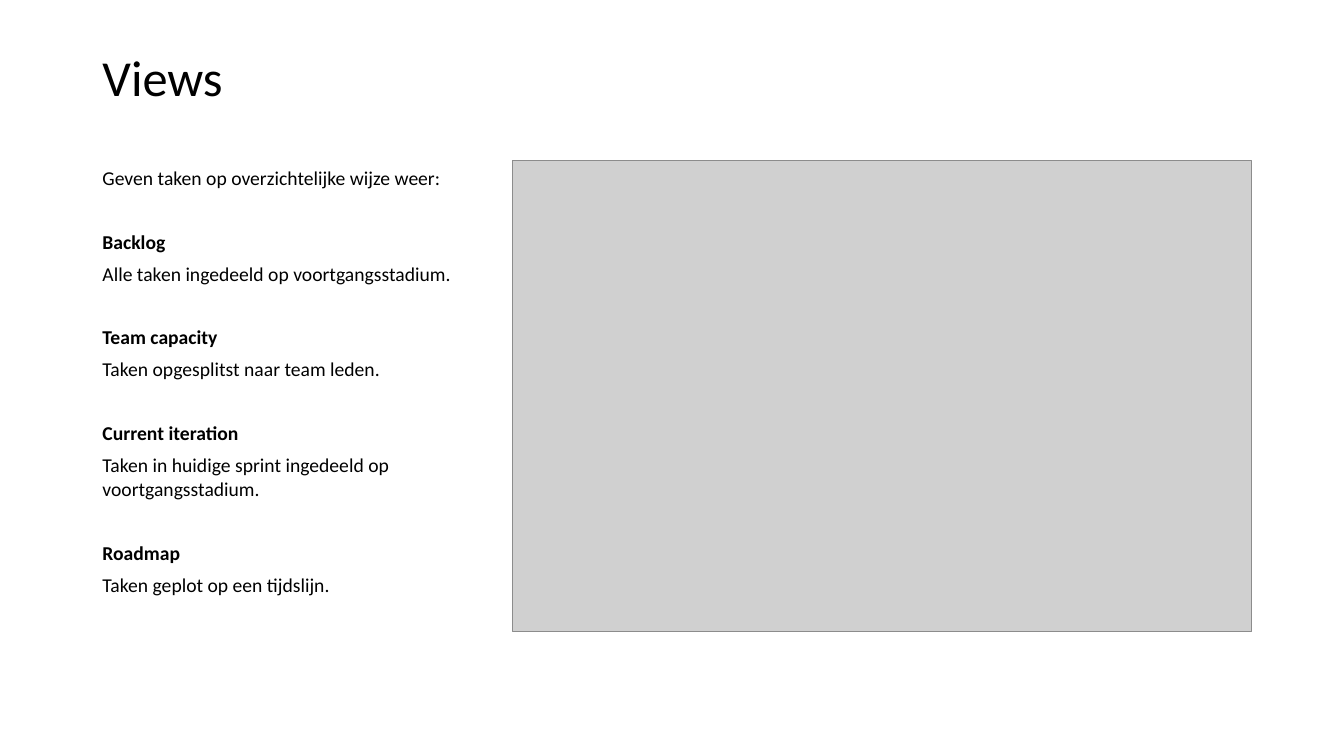
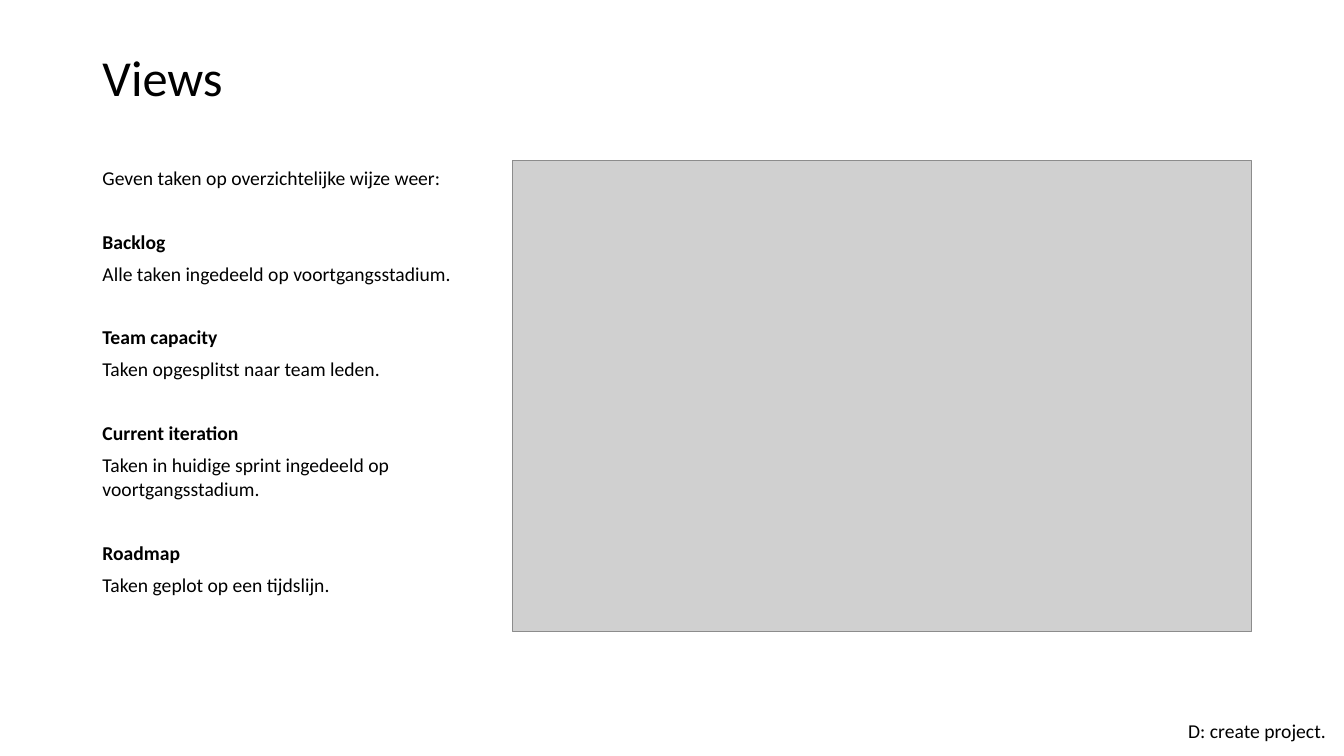
Before and after one commit to LFKoning/knowledge-sharing, a slide deck: slide 44 of git_course/2_collaboration/git_collaboration.pptx (slide 43 before the commit). Drawn at 1344x756 pixels with LibreOffice and Linux fonts; fonts in the diff are those of the drawing; grey boxes stand for pictures. Boxes give left, top, right and bottom in pixels: in the first picture for what was removed or moved away, otherwise in the second. Text is boxed around its words. In the diff, an @@ line names an element or a change of style, - is before the commit and + after.

```diff
--- a/git_course/2_collaboration/git_collaboration.pptx
+++ b/git_course/2_collaboration/git_collaboration.pptx
@@ text added at box(1188, 724, 1325, 742), 14 pt, text #000000 @@
+D: create project.
```
Also in this commit, not shown: 3 other slides changed, 2 slides added, 1 slide removed.
